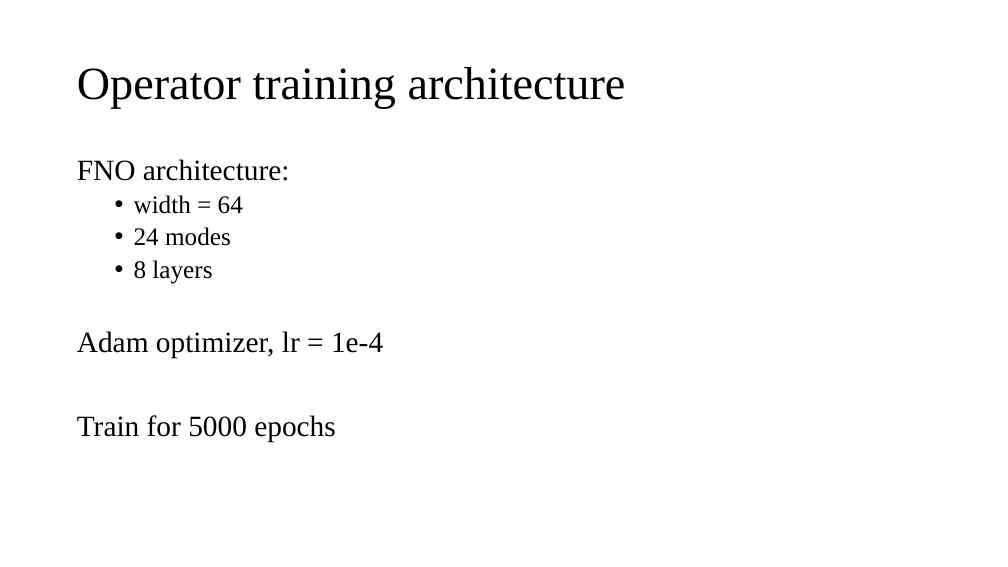
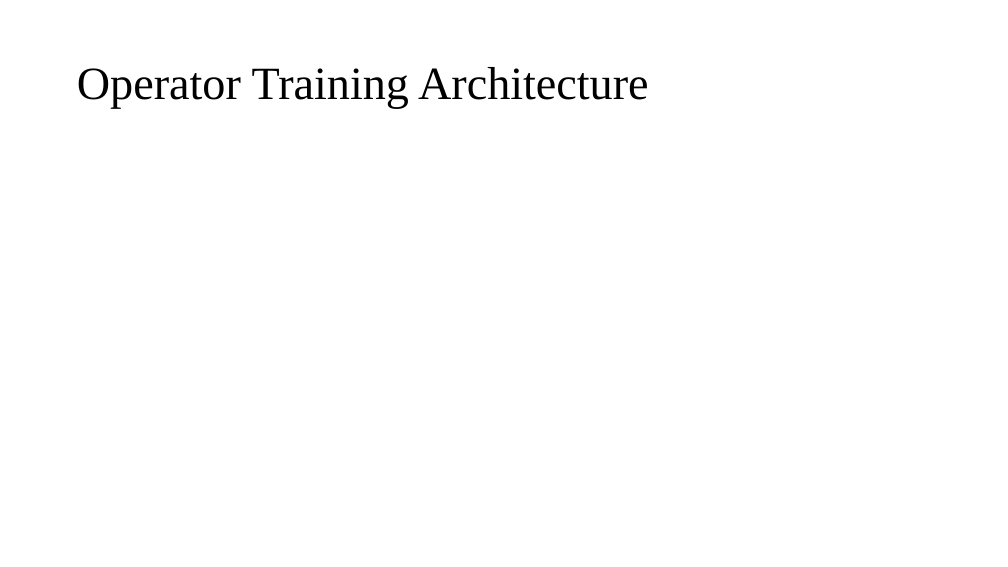
Before and after one commit to wuheiming02/HKUST, a slide deck: slide 15 of Project/Project Progress.pptx (slide 12 before the commit). Drawn at 1008x567 pixels with LibreOffice and Linux fonts; fonts in the diff are those of the drawing; grey boxes stand for pictures. Boxes give left, top, right and bottom in pixels: in the first picture for what was removed or moved away, otherwise in the second. Text is boxed around its words. In the diff, an @@ line names an element or a change of style, - is before the commit and + after.

```diff
--- a/Project/Project Progress.pptx
+++ b/Project/Project Progress.pptx
@@ title at box(77, 67, 649, 109): text changed @@
-Operator training architecture
+Operator Training Architecture
@@ text removed at box(77, 159, 383, 442) @@
-FNO architecture:
-  • width = 64
-  • 24 modes
-  • 8 layers
-Adam optimizer, lr = 1e-4
-Train for 5000 epochs
```
Also in this commit, not shown: 1 other slide changed, 9 slides added, 1 slide removed, 6 other files.
